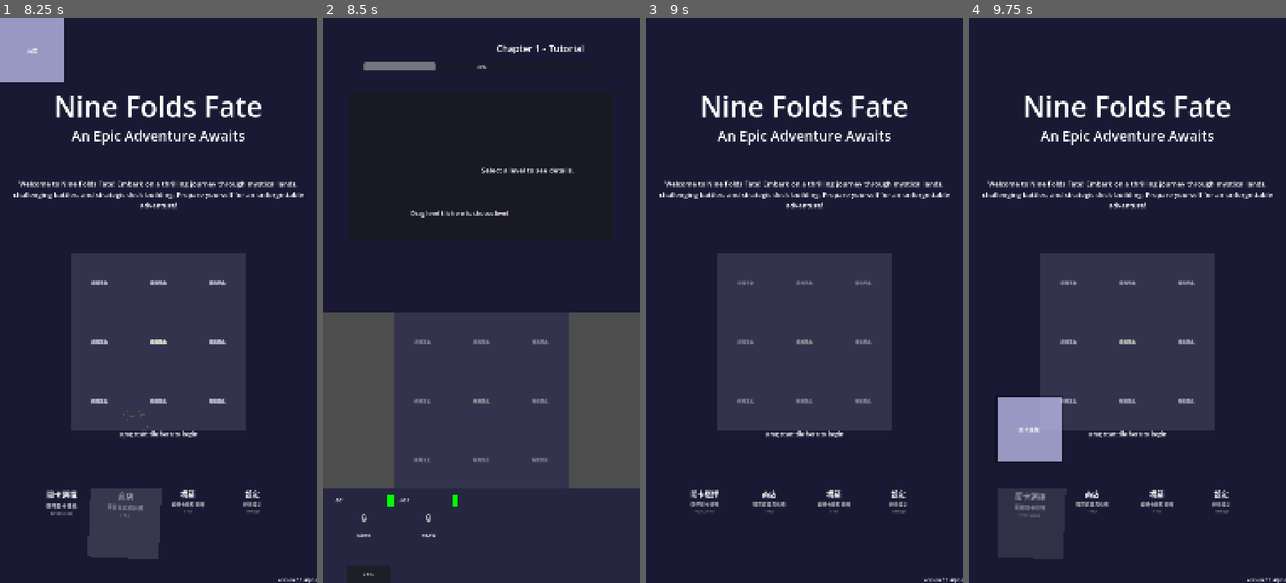
Above: before the commit, frames 1-4 (left to right).
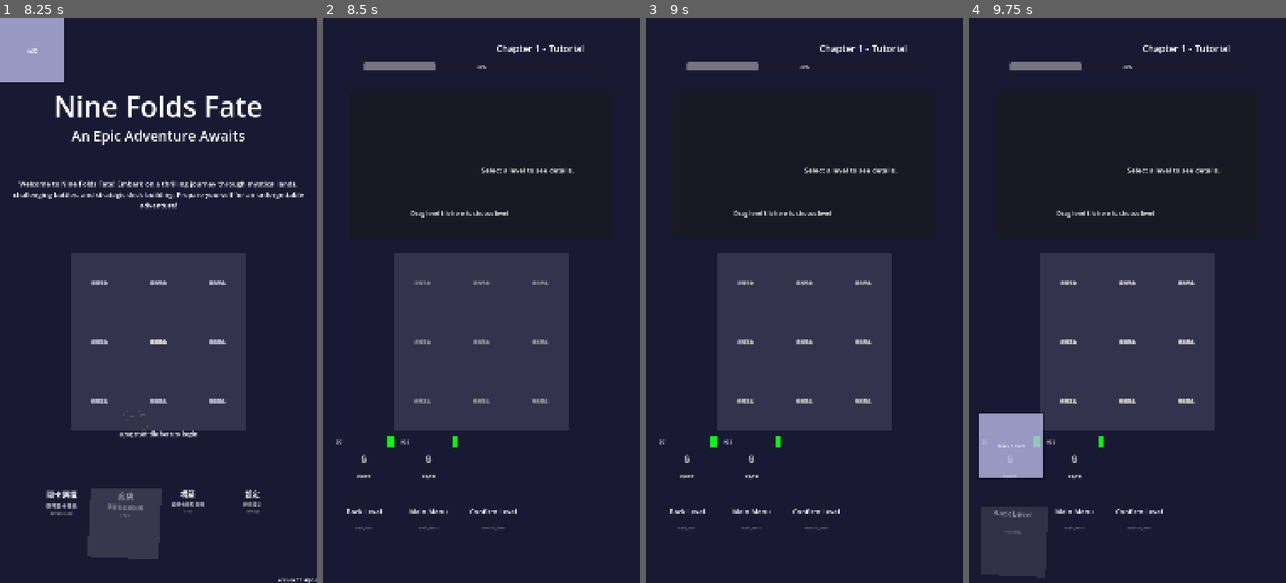
Above: after the commit, the same moments.

Repository: Chenredfish/Ninefold_Fate
Game: Godot game, scene res://main.tscn
Two runs of this game, one before a commit and one after it. Both use one fixed random seed, a clock stepped at 60 frames per second and the inputs below.
Inputs (mouse positions are in pixels of both pictures, inside the frame that each line leads up to):
- Up to frame 1 (8.25 s): tap Enter (ui_accept) at 0.5, 2, 4.25, 5, 7.25 s; drag from (60, 520) to (190, 176) at 0.52 s; drag from (123, 520) to (142, 413) at 1.27 s; move the mouse to (187, 520) at 2.02 s; tap R at 2.1, 5.1, 8.1 s; click (187, 520) at 2.17 s; drag from (60, 520) to (63, 215) at 2.77 s; drag from (123, 520) to (174, 300) at 3.52 s; drag from (187, 520) to (110, 159) at 4.27 s; move the mouse to (60, 520) at 5.02 s; click (60, 520) at 5.17 s; drag from (123, 520) to (95, 328) at 5.77 s; drag from (187, 520) to (190, 176) at 6.52 s; drag from (60, 520) to (142, 413) at 7.27 s; move the mouse to (123, 520) at 8.02 s; click (123, 520) at 8.17 s
- Up to frame 2 (8.5 s): no input
- Up to frame 3 (9 s): click (690, 571) at 8.75 s, where only the run before the commit has a clickable "Back"
- Up to frame 4 (9.75 s): tap Enter (ui_accept) at 9.5 s; drag from (1029, 520) to (1032, 215) at 9.52 s

Frame 1 is identical in both runs. In frame 2, 26% of the frame differs, in the area x 0-100%, y 41-99%; in frame 3, 5.6%; in frame 4, 7.8%.

Commit message:
新增三個返回的凸塊

Diff:
--- a/scripts/scenes/level_selection.gd
+++ b/scripts/scenes/level_selection.gd
@@ -7,6 +7,7 @@
 var level_detail_panel: Panel
 var unified_confirm_grid: Control
 var level_tile_container: ScrollContainer
+var level_control_tile_container: ScrollContainer
 var level_tile_scrolll: HScrollBar
 var back_button: Button
 var confirm_label: Label
@@ -15,6 +16,16 @@
 var current_chapter: String = "chapter1"
 var available_levels: Array = []
 var selected_level_id: String = ""
+#備註:最上層的上一頁就是回到主選單，所以deep0是主選單
+var chapter_tree: Dictionary = {
+	"deep0": "main_menu",
+} #紀錄目前的分枝處在哪裡，其中紀錄所有歷史選擇的關卡ID
+#每一次進入到下一層關卡選擇時，都會加入一個新的deepX節點，紀錄上一層的關卡ID
+
+#三個關卡操控的tile
+var back_level_tile: NavigationTile
+var main_menu_tile: NavigationTile
+var confirm_level_control_tile: NavigationTile
 
 func _ready():
 	print("[LevelSelection] 載入關卡選擇場景，主節點：", self, " parent：", get_parent())
@@ -40,7 +51,7 @@
 func create_background_area():
 	#背景
 	var bg = ColorRect.new()
-	bg.size = Vector2(1080, 1000)
+	bg.size = Vector2(1080, 1920)
 	bg.color = Color(0.1, 0.1, 0.2, 1.0)
 	main_info_area.add_child(bg)
 
@@ -79,7 +90,7 @@
 
 func create_confirm_grid():
 	unified_confirm_grid = Control.new()
-	unified_confirm_grid.position = Vector2(240, 1000)
+	unified_confirm_grid.position = Vector2(240, 800)
 	unified_confirm_grid.size = Vector2(600, 600)
 	add_child(unified_confirm_grid)
 
@@ -94,12 +105,11 @@
 			var drop_zone = DropZone.new()
 			drop_zone.position = Vector2(i * 200, j * 200)
 			drop_zone.size = Vector2(200, 200)
-			drop_zone.set_accepted_types(["level"])
+			drop_zone.set_accepted_types(["level", "back_level", "main_menu", "confirm_level"])
 			unified_confirm_grid.add_child(drop_zone)
 
-			if i==1 and j==1:
-				drop_zone.modulate = Color(1.2, 1.2, 1.0, 1.0)
-				drop_zone.tile_dropped.connect(_on_level_tile_dropped)
+			drop_zone.modulate = Color(1.2, 1.2, 1.0, 1.0)
+			drop_zone.tile_dropped.connect(_on_tile_dropped)
 
 	confirm_label = Label.new()
 	confirm_label.text = "Drag level tile here to choose level"
@@ -110,14 +120,16 @@
 	add_child(confirm_label)
 
 func create_level_tile_area():
+	"""
 	var bottom_bg = ColorRect.new()
 	bottom_bg.position = Vector2(0, 1600)
 	bottom_bg.size = Vector2(1080, 320)
 	bottom_bg.color = Color(0.15, 0.15, 0.25, 1.0)
 	add_child(bottom_bg)
+	"""
 
 	level_tile_container = ScrollContainer.new()
-	level_tile_container.position = Vector2(40, 1620)
+	level_tile_container.position = Vector2(40, 1420)
 	level_tile_container.size = Vector2(1000, 240)
 	level_tile_container.horizontal_scroll_mode = ScrollContainer.SCROLL_MODE_AUTO
 	level_tile_container.vertical_scroll_mode = ScrollContainer.SCROLL_MODE_DISABLED
@@ -127,12 +139,45 @@
 	tile_container.add_theme_constant_override("separation", 20)
 	level_tile_container.add_child(tile_container)
 
+	# 關卡操作的選項的容器
+	level_control_tile_container = ScrollContainer.new()
+	level_control_tile_container.position = Vector2(40, 1660)
+	level_control_tile_container.size = Vector2(1000, 240)
+	level_control_tile_container.horizontal_scroll_mode = ScrollContainer.SCROLL_MODE_AUTO
+	level_control_tile_container.vertical_scroll_mode = ScrollContainer.SCROLL_MODE_DISABLED
+	add_child(level_control_tile_container)
+
+	var control_tile_container = HBoxContainer.new()
+	control_tile_container.add_theme_constant_override("separation", 20)
+	level_control_tile_container.add_child(control_tile_container)
+
+	#目前三個功能，上一頁(關卡選擇可能有多層)，主選單，確認
+	#按下確認才會進入選擇的關卡或是下一層
+
+	back_level_tile = NavigationTile.create_back_tile(chapter_tree)
+	back_level_tile.size = Vector2(200, 200)
+	back_level_tile.position = Vector2(0, 0)
+	control_tile_container.add_child(back_level_tile)
+
+	main_menu_tile = NavigationTile.create_main_menu_tile("res://scripts/scenes/main_menu.tscn")
+	main_menu_tile.size = Vector2(200, 200)
+	main_menu_tile.position = Vector2(500, 0)
+	control_tile_container.add_child(main_menu_tile)
+
+	confirm_level_control_tile = NavigationTile.create_confirm_tile()
+	confirm_level_control_tile.size = Vector2(200, 200)
+	confirm_level_control_tile.position = Vector2(700, 0)
+	control_tile_container.add_child(confirm_level_control_tile)
+
+
+	"""
 	back_button = Button.new()
 	back_button.text = "Back"
 	back_button.position = Vector2(80, 1860)
 	back_button.size = Vector2(150, 60)
 	back_button.pressed.connect(_on_back_pressed)
 	add_child(back_button)
+	"""
 
 func load_chapter_levels():
 	if not ResourceManager:
@@ -166,18 +211,39 @@
 	var label = level_detail_panel.get_child(0)
 	label.text = detail_text
 
-func _on_level_tile_dropped(tile_data: Dictionary):
+func _on_tile_dropped(tile_data: Dictionary):
 	print("Level tile dropped in center: ", tile_data)
-	var level_id = tile_data.get("level_id", "")
-	if level_id != "":
-		start_level(level_id)
+	#因為目前沒有有深度的關卡，所以只實作接收到關卡，剩下的功能留待未來擴展
+	match  tile_data.get("function", ""):
+		"back_level":
+			_on_back_tile_dropped()
+		"main_menu":
+			_on_main_menu_tile_dropped()
+		"confirm_level":
+			_on_confirm_level_tile_dropped()
+		"level":
+			var level_id = tile_data.get("level_id", "")
+			if level_id != "":
+				start_level(level_id)
+		_:
+			print("[LevelSelection] 未知的導航功能：", tile_data.get("function", ""))
 
 func start_level(level_id: String):
 	print("[LevelSelection] Starting level: ", level_id)
 	# 通過EventBus發送開始戰鬥請求
 	EventBus.emit_signal("level_selected", level_id)
 
-func _on_back_pressed():
-	print("[LevelSelection] Back button pressed")
+#因為目前沒有多層關卡選擇，所以這個功能先留著未來擴展
+func _on_back_tile_dropped():
+	print("[LevelSelection] 偵測到上一頁的tile被投放")
+	pass
+
+func _on_main_menu_tile_dropped():
+	print("[LevelSelection] 偵測到主選單的tile被投放")
 	# 返回主菜單
-	EventBus.emit_signal("scene_transition_requested", "main_menu", {})
+	#await main_menu_tile.drag_ended
+	#EventBus.emit_signal("scene_transition_requested", "main_menu", {})
+
+func _on_confirm_level_tile_dropped():
+	print("[LevelSelection] 偵測到確認關卡的tile被投放")
+	#等等回來
--- a/scripts/ui/tiles/NavigationTile.gd
+++ b/scripts/ui/tiles/NavigationTile.gd
@@ -283,6 +283,8 @@
 			return GameSceneStateMachine.SceneType.DECK_BUILD
 		"settings":
 			return GameSceneStateMachine.SceneType.SETTINGS
+		"main_menu":
+			return GameSceneStateMachine.SceneType.MAIN_MENU
 		_:
 			return -1
 
@@ -333,3 +335,21 @@
 	var tile = NavigationTile.new()
 	tile.set_navigation_data(scene_path, "level_select")
 	return tile
+
+# 創建返回上一頁導航圖塊
+#他不是由提供場景路徑來決定，而是由關卡選擇的歷史紀錄來決定
+static func create_back_tile(chapter_tree: Dictionary) -> NavigationTile:
+	var tile = NavigationTile.new()
+	tile.set_navigation_data("", "back_level", chapter_tree)
+	return tile
+
+static func create_main_menu_tile(scene_path: String = "") -> NavigationTile:
+	var tile = NavigationTile.new()
+	tile.set_navigation_data(scene_path, "main_menu")
+	return tile
+
+#確認關卡沒什麼需要放入的資料，純粹區分label用
+static func create_confirm_tile() -> NavigationTile:
+	var tile = NavigationTile.new()
+	tile.set_navigation_data("", "confirm_level")
+	return tile
